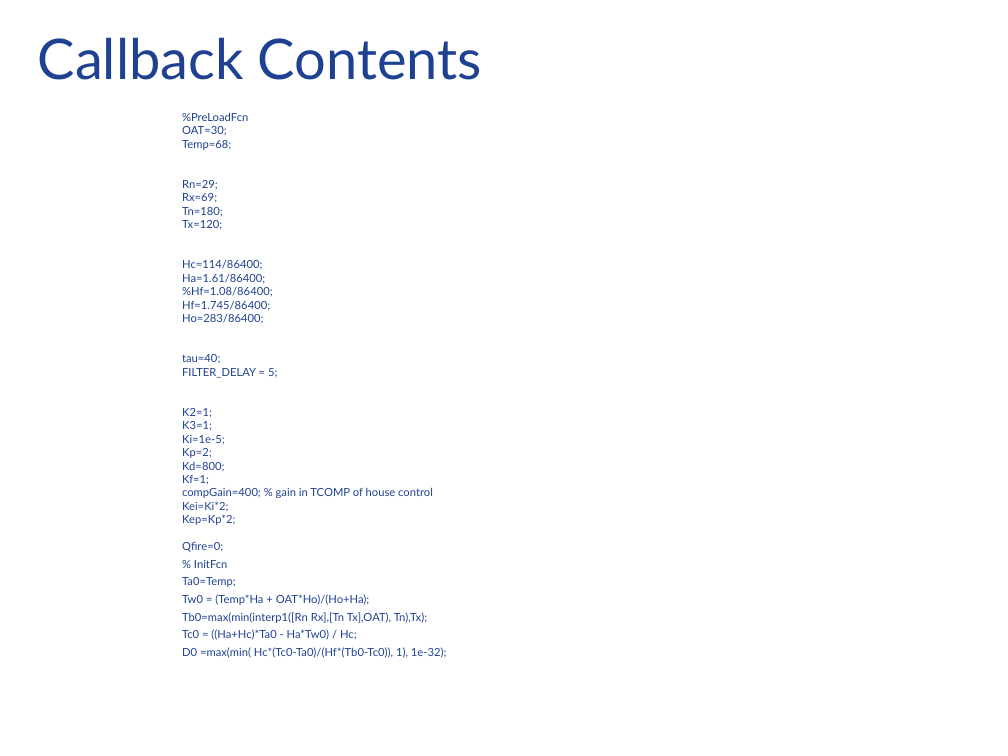
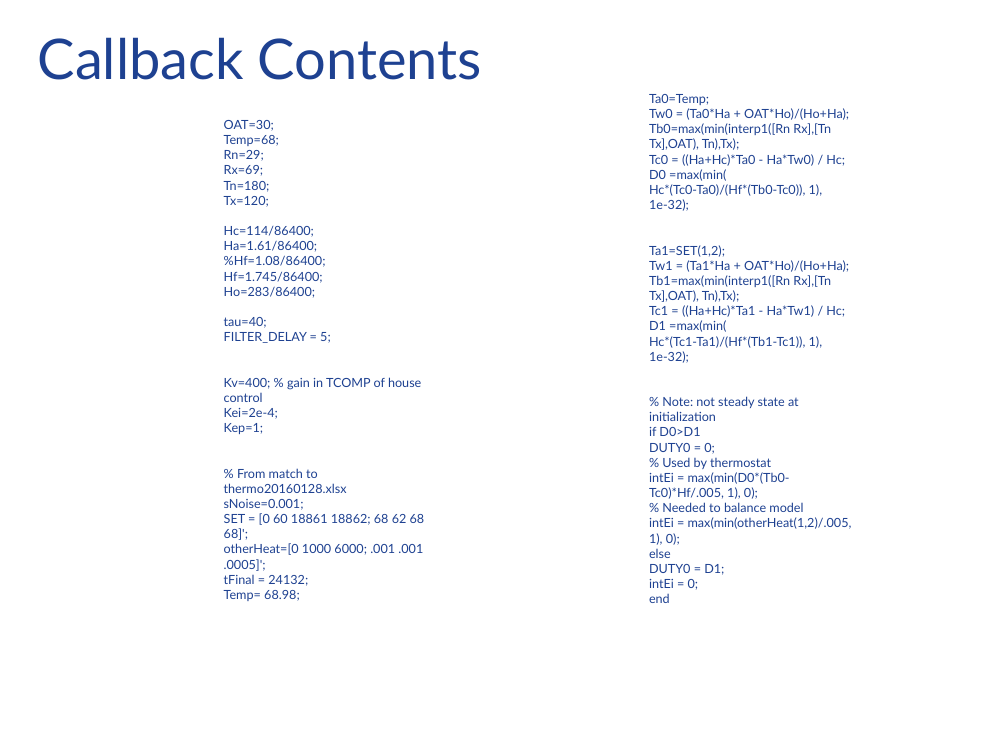
Before and after one commit to davegutz/myThermostat-Particle-Photon, a slide deck: slide 5 of schematics/Thermostat Filtering for Anticipation.pptx. Drawn at 1008x756 pixels with LibreOffice and Linux fonts; fonts in the diff are those of the drawing. Boxes give left, top, right and bottom in pixels: in the first picture for what was removed or moved away, otherwise in the second. Text is boxed around its words. In the diff, an @@ line names an element or a change of style, - is before the commit and + after.

```diff
--- a/schematics/Thermostat Filtering for Anticipation.pptx
+++ b/schematics/Thermostat Filtering for Anticipation.pptx
@@ text removed at <box>182,112,447,658</box> @@
-%PreLoadFcn
-OAT=30;
-Temp=68;
-Rn=29;
-Rx=69;
-Tn=180;
-Tx=120;
-Hc=114/86400;
-Ha=1.61/86400;
-%Hf=1.08/86400;
-Hf=1.745/86400;
-Ho=283/86400;
-tau=40;
-FILTER_DELAY = 5;
-K2=1;
-K3=1;
-Ki=1e-5;
-Kp=2;
-Kd=800;
-Kf=1;
-compGain=400; % gain in TCOMP of house control
-Kei=Ki*2;
-Kep=Kp*2;
-Qfire=0;
-% InitFcn
-Ta0=Temp;
-Tw0 = (Temp*Ha + OAT*Ho)/(Ho+Ha);
-Tb0=max(min(interp1([Rn Rx],[Tn Tx],OAT), Tn),Tx);
-Tc0 = ((Ha+Hc)*Ta0 - Ha*Tw0) / Hc;
-D0 =max(min( Hc*(Tc0-Ta0)/(Hf*(Tb0-Tc0)), 1), 1e-32);
@@ text added at <box>649,94,852,603</box>, 9 pt, text #1E4191 @@
+Ta0=Temp;
+Tw0 = (Ta0*Ha + OAT*Ho)/(Ho+Ha);
+Tb0=max(min(interp1([Rn Rx],[Tn Tx],OAT), Tn),Tx);
+Tc0 = ((Ha+Hc)*Ta0 - Ha*Tw0) / Hc;
+D0 =max(min( Hc*(Tc0-Ta0)/(Hf*(Tb0-Tc0)), 1), 1e-32);
+Ta1=SET(1,2);
+Tw1 = (Ta1*Ha + OAT*Ho)/(Ho+Ha);
+Tb1=max(min(interp1([Rn Rx],[Tn Tx],OAT), Tn),Tx);
+Tc1 = ((Ha+Hc)*Ta1 - Ha*Tw1) / Hc;
+D1 =max(min( Hc*(Tc1-Ta1)/(Hf*(Tb1-Tc1)), 1), 1e-32);
+% Note: not steady state at initialization
+if D0>D1
+DUTY0 = 0;
+% Used by thermostat
+intEi = max(min(D0*(Tb0-Tc0)*Hf/.005, 1), 0);
+% Needed to balance model
+intEi = max(min(otherHeat(1,2)/.005, 1), 0);
+else
+DUTY0 = D1;
+intEi = 0;
+end
@@ text added at <box>224,120,425,601</box>, 9 pt, text #1E4191 @@
+OAT=30;
+Temp=68;
+Rn=29;
+Rx=69;
+Tn=180;
+Tx=120;
+Hc=114/86400;
+Ha=1.61/86400;
+%Hf=1.08/86400;
+Hf=1.745/86400;
+Ho=283/86400;
+tau=40;
+FILTER_DELAY = 5;
+Kv=400; % gain in TCOMP of house control
+Kei=2e-4;
+Kep=1;
+% From match to thermo20160128.xlsx
+sNoise=0.001;
+SET = [0 60 18861 18862; 68 62 68 68]';
+otherHeat=[0 1000 6000; .001 .001 .0005]';
+tFinal = 24132;
+Temp= 68.98;
```
Also in this commit, not shown: 1 other slide changed, 5 slides added, 8 slides removed, 1 other file.
